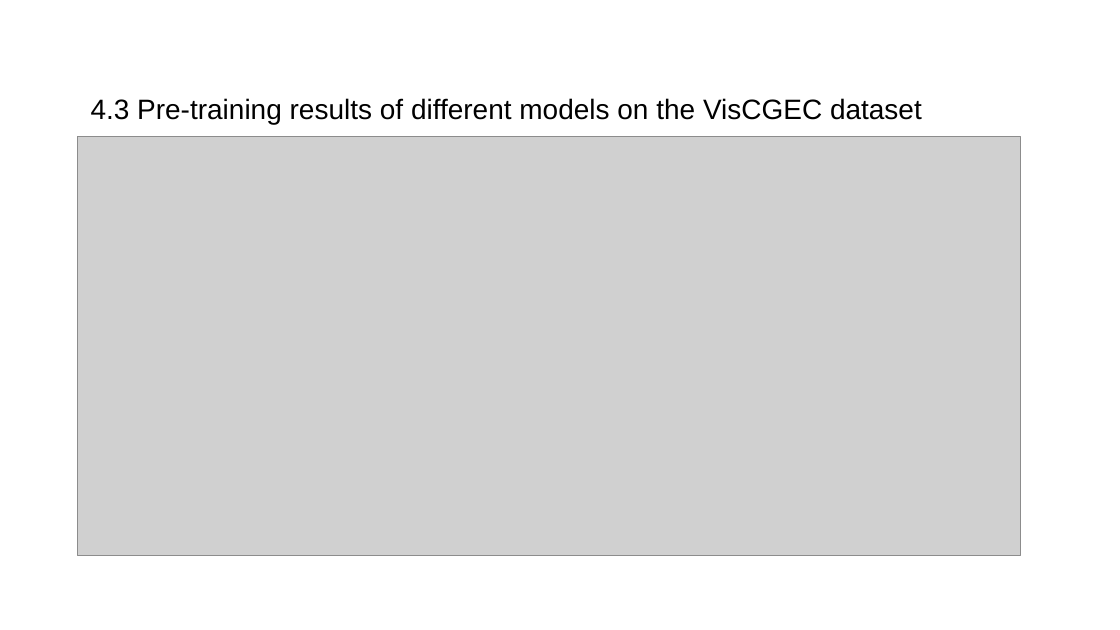
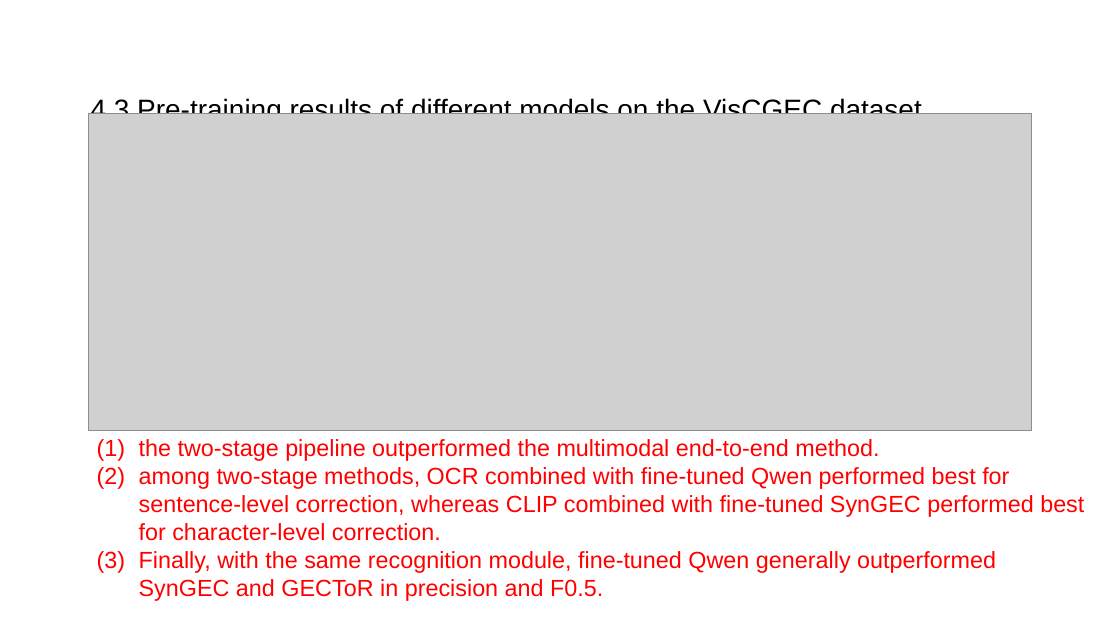
Before and after one commit to xiaoAugenstern/Multi-LLL-2026, a slide deck: slide 17 of assets/presentations/multilll-07-dan-yuan-essay-correction.pptx. Drawn at 1120x630 pixels with LibreOffice and Linux fonts; fonts in the diff are those of the drawing; grey boxes stand for pictures; background and template pictures are left out. Boxes give left, top, right and bottom in pixels: in the first picture for what was removed or moved away, otherwise in the second. Text is boxed around its words. In the diff, an @@ line names an element or a change of style, - is before the commit and + after.

```diff
--- a/assets/presentations/multilll-07-dan-yuan-essay-correction.pptx
+++ b/assets/presentations/multilll-07-dan-yuan-essay-correction.pptx
@@ picture: place and size @@
-picture at <box>77,136,1021,555</box>
+picture at <box>88,113,1032,430</box>
@@ text added at <box>139,439,1084,601</box>, 20 pt, text #FF0000 @@
+(1) the two-stage pipeline outperformed the multimodal end-to-end method.
+(2) among two-stage methods, OCR combined with fine-tuned Qwen performed best for sentence-level correction, whereas CLIP combined with fine-tuned SynGEC performed best for character-level correction.
+(3) Finally, with the same recognition module, fine-tuned Qwen generally outperformed SynGEC and GECToR in precision and F0.5.
```
Also in this commit, not shown: 6 other slides changed, 1 slide added, 2 slides removed, 2 other files.
